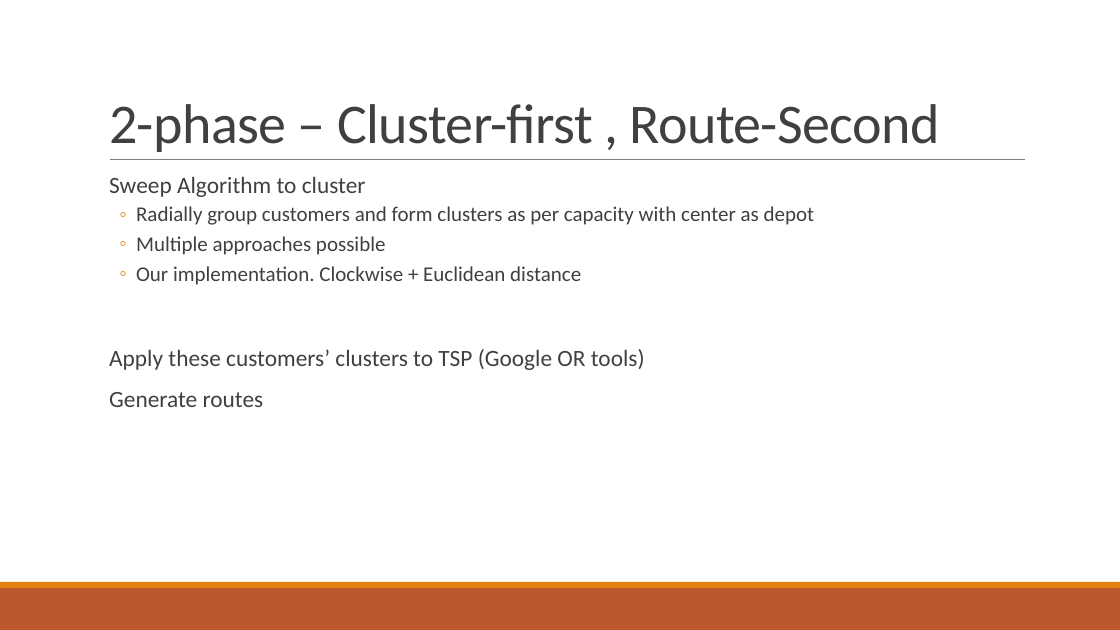
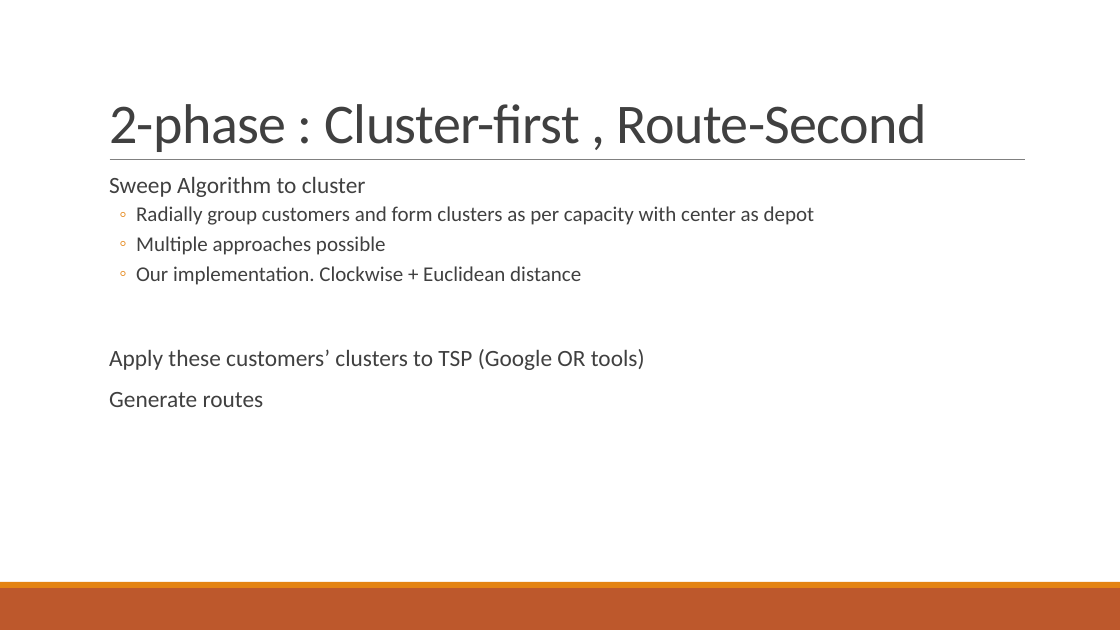
Before and after one commit to shlok57/VehicleRoutingProblem, a slide deck: slide 7 of Vehicle Routing Problem - Final.pptx. Drawn at 1120x630 pixels with LibreOffice and Linux fonts; fonts in the diff are those of the drawing. Boxes give left, top, right and bottom in pixels: in the first picture for what was removed or moved away, otherwise in the second. Text is boxed around its words. In the diff, an @@ line names an element or a change of style, - is before the commit and + after.

```diff
--- a/Vehicle Routing Problem - Final.pptx
+++ b/Vehicle Routing Problem - Final.pptx
@@ title at (109,104,927,152): text changed @@
-2-phase – Cluster-first , Route-Second
+2-phase : Cluster-first , Route-Second
```
Also in this commit, not shown: 2 other slides changed, 8 other files.
